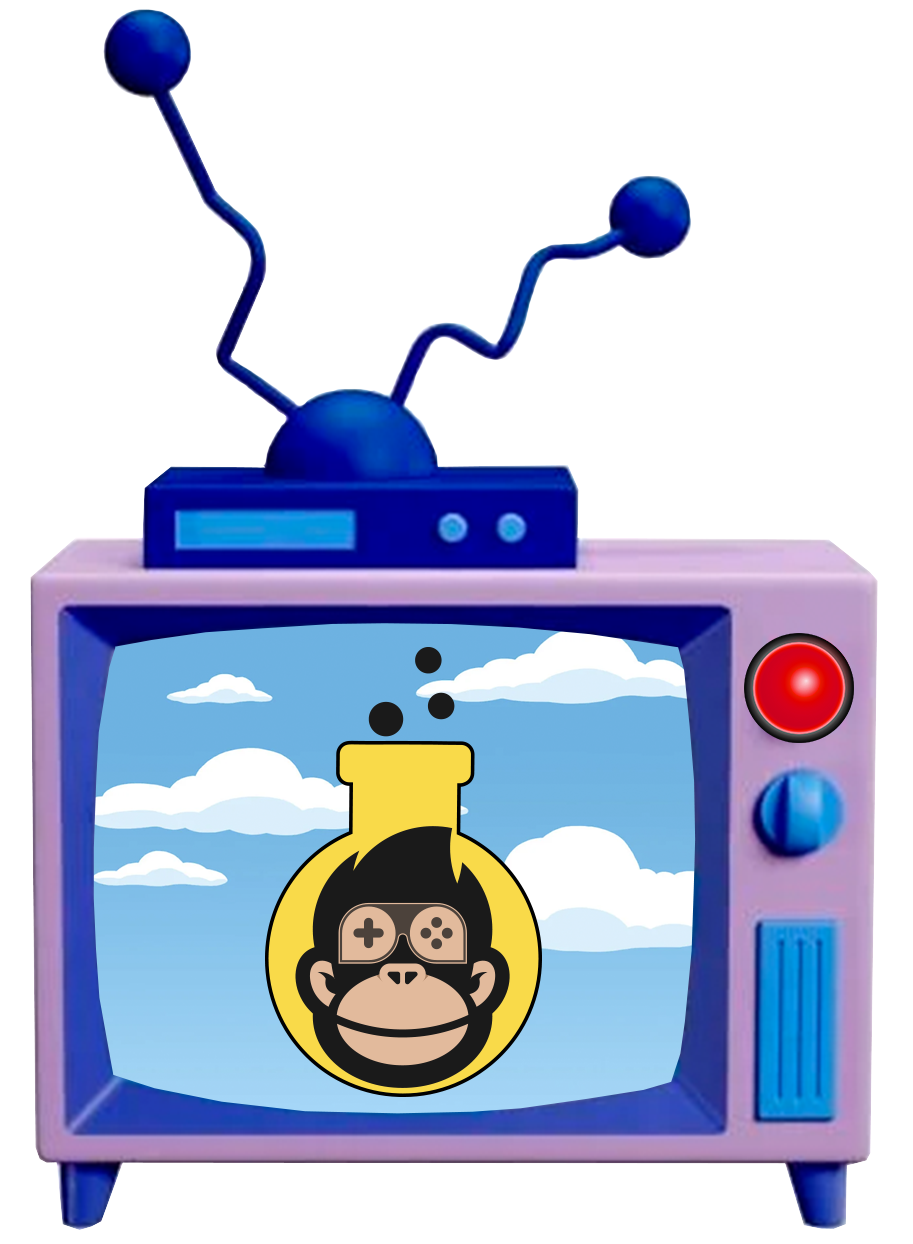
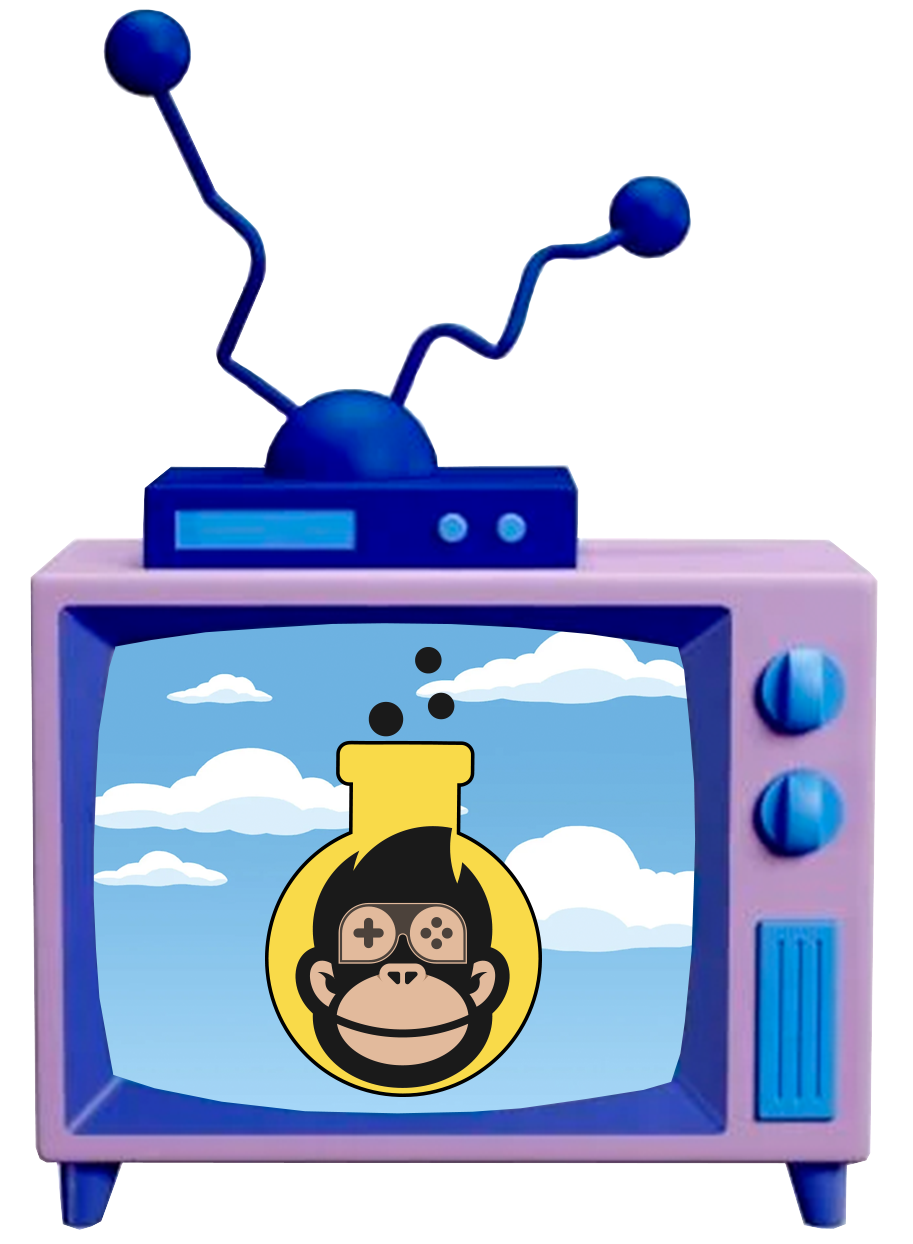
Layered file, before and after one edit (913 x 1244). Changes by layer:
hid "led-green-black" over 744, 633, 854, 743